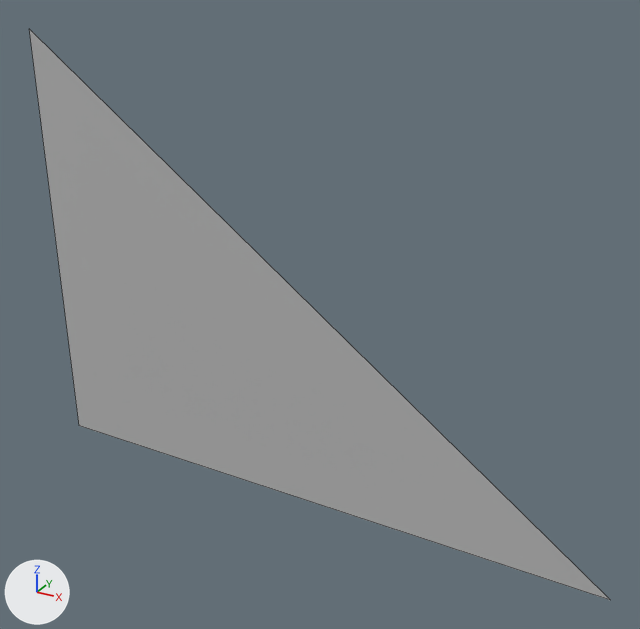
Two versions of the FBX model 3D_Environment/Assets/Project/Blockout/SM_Triangle_Wall_R.fbx, one commit apart.
One viewpoint serves both versions: a 50 mm lens placed at (2.234, -2.142, 1.76), pointed at (1.052, 0.007, 0.685). Lighting does not change. The marker at lower left points along +X, +Y and +Z. Mesh edges are drawn as thin lines. Where no turn or scale is listed for an object, it has been applied to the vertices.

The scene before the commit, as lines of its bpy script (objects in view):
```python
me_mesh = bpy.data.meshes.new('Mesh')
me_mesh.from_pydata([(2.0, 0.0, 0.0), (0.0, 0.0, 0.0), (0.0, 0.0, 1.46)], [], [(0, 2, 1)])
me_mesh.materials.append(mat_lambert1)  # grey #bcbcbc
ob_triangle_wall_r = bpy.data.objects.new('Triangle_Wall_R', me_mesh)
ob_triangle_wall_r.location = (0.0, 0.0, 0.0)
```
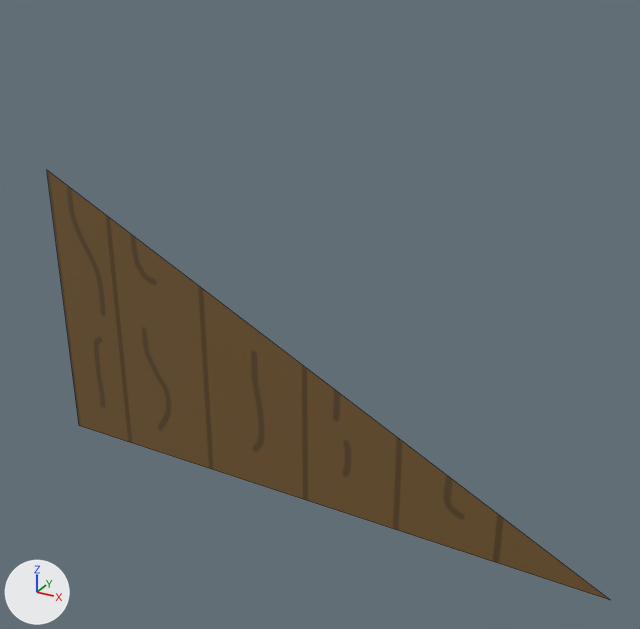
Commit message: Changed basic walls and added placeholder colour.

Boxes [x1, y1, x2, y2] around the edits, measured in the pictures (640 x 629 px):
'Triangle_Wall_R', recoloured, reshaped (grey to brown, 25% shorter)
    before: [29, 29, 610, 600]
    after: [47, 170, 610, 600]

Diff of the bpy script that builds the scene:
```diff
--- a/3D_Environment/Assets/Project/Blockout/SM_Triangle_Wall_R.fbx.py
+++ b/3D_Environment/Assets/Project/Blockout/SM_Triangle_Wall_R.fbx.py
@@ img_wood_placeholder_png @@
+img_wood_placeholder_png = load_image('Wood_Placeholder.png', '../Textures/Wood_Placeholder.png', 1024, 1024, 'sRGB')
@@ mat_wood_placeholder @@
+mat_wood_placeholder = principled_material('Wood_Placeholder')
+mat_wood_placeholder.texture = img_wood_placeholder_png
@@ me_mesh @@
 me_mesh.from_pydata(...)  # 3 vertices, 1 face; spans x 0.0..2.0, y 0.0, z 0.0..1.46
 # used by ob_triangle_wall_r; location = (0.0, 0.0, 0.0)
-me_mesh.vertices[2].co = (0.0, 0.0, 1.46)  # pixel (29, 28)
-me_mesh.materials.append(mat_lambert1)  # grey #bcbcbc
+# me_mesh part 1
+me_mesh.vertices[2].co = (0.0, 0.0, 1.0)  # pixel (46, 169)
+me_mesh.materials.append(mat_wood_placeholder)  # picture img_wood_placeholder_png
```
